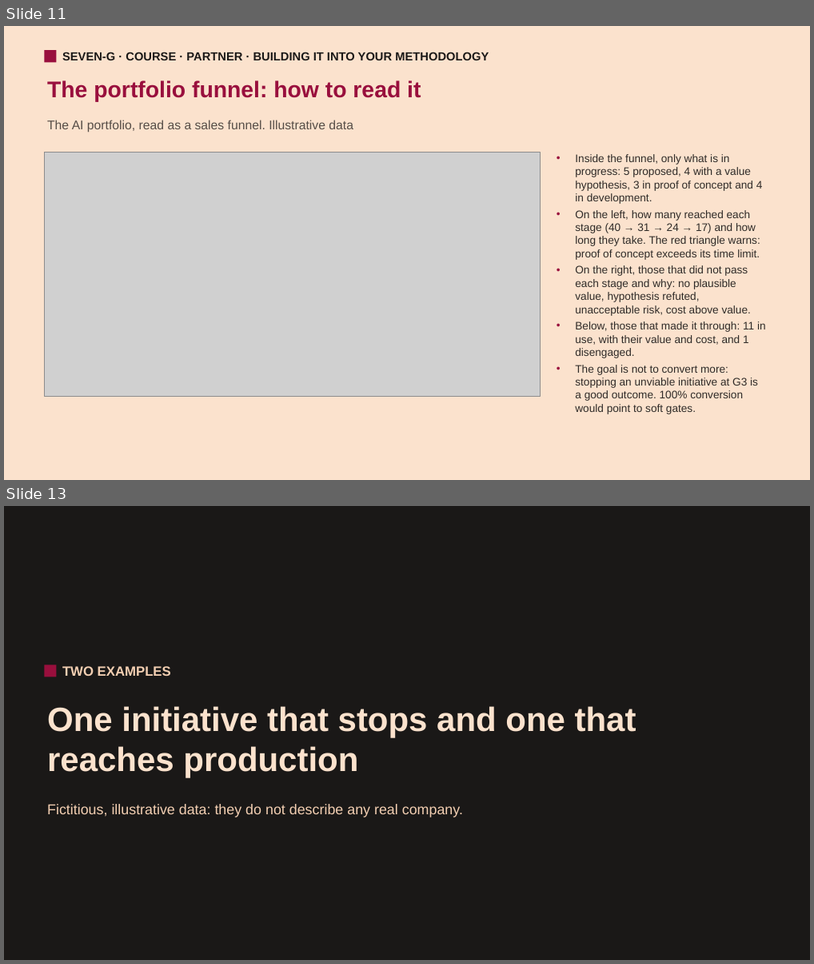
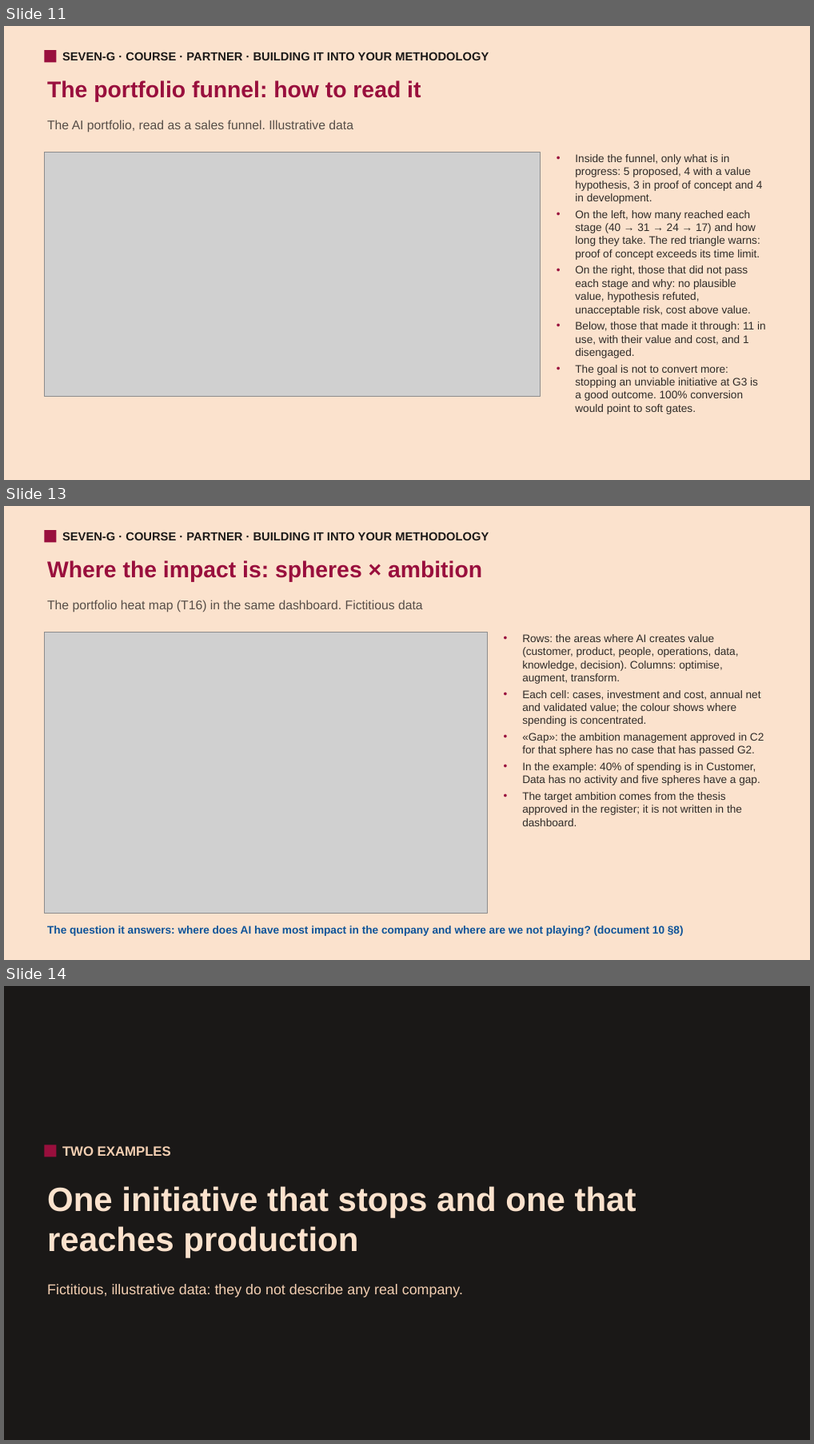
Before and after one commit to seachad/AI_CONSULTING, a slide deck: SEVEN-G/pptx/en/SEVEN-G_Curso_Partner.pptx. Shown one above the other, each under a label of ours: slides 11 and 13 before the commit, slides 11, 13 and 14 after it; the slides between them are not shown. The pictures are 814x964 and 814x1444 pixels, drawn with LibreOffice and Linux fonts; fonts in the diff are those of the drawing; grey boxes stand for pictures. Boxes give left, top, right and bottom in pixels: in the first picture for what was removed or moved away, otherwise in the second. Text is boxed around its words. In the diff, an @@ line names an element or a change of style, - is before the commit and + after.

Commit message:
Cursos en presentacion: panel con frenos y diapositiva del mapa de impacto

```diff
--- a/SEVEN-G/pptx/en/SEVEN-G_Curso_Partner.pptx
+++ b/SEVEN-G/pptx/en/SEVEN-G_Curso_Partner.pptx
@@ slide 13 added at (4, 506, 810, 960), background #FBE2CD @@
@@ rectangle added at (45, 530, 57, 542), fill #990F3D @@
@@ text added at (62, 532, 489, 540), 14 pt, text #1A1817, bold @@
+SEVEN-G · COURSE · PARTNER · BUILDING IT INTO YOUR METHODOLOGY
@@ text added at (47, 560, 482, 582), 27 pt, text #990F3D, bold @@
+Where the impact is: spheres × ambition
@@ text added at (47, 600, 423, 612), 15 pt, text #564D47 @@
+The portfolio heat map (T16) in the same dashboard. Fictitious data
@@ picture added at (45, 632, 488, 912) @@
@@ text added at (522, 634, 764, 826), 13 pt, text #2F2B28 @@
+• Rows: the areas where AI creates value (customer, product, people, operations, data, knowledge, decision). Columns: optimise, augment, transform.
+• Each cell: cases, investment and cost, annual net and validated value; the colour shows where spending is concentrated.
+• «Gap»: the ambition management approved in C2 for that sphere has no case that has passed G2.
+• In the example: 40% of spending is in Customer, Data has no activity and five spheres have a gap.
+• The target ambition comes from the thesis approved in the register; it is not written in the dashboard.
@@ text added at (47, 925, 684, 936), 13 pt, text #0F5499, bold @@
+The question it answers: where does AI have most impact in the company and where are we not playing? (document 10 §8)
@@ what was slide 13 is now slide 14 @@
```
Also in this commit, not shown: 1 slide changed, 14 other files.
